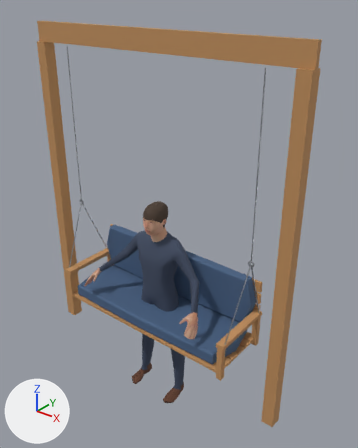
Renders of the glTF model priv/models/swing_porch_person.far.glb from each side of a commit.
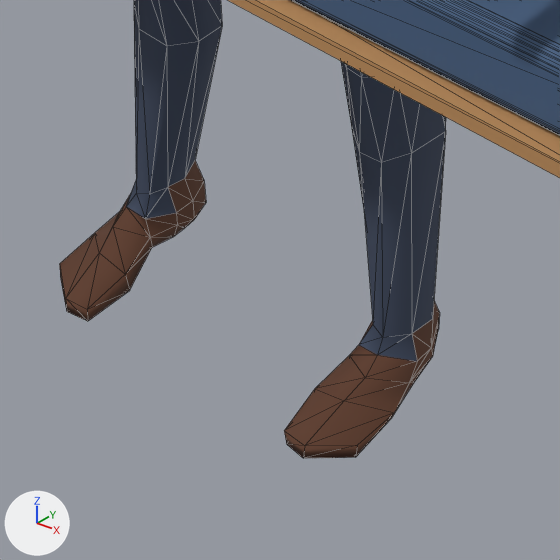
The first picture shows the older version from a camera (50 mm lens) standing at (2.17, -2.44, 2.83) and looking at (0.11, 0.14, 1.23). The close-ups show the older and then the newer version on the part from 35% to 56% of the width and 76% to 93% of the height of that picture. Only the edits that show in the close-ups are written down. Every picture has the same lights, and +X, +Y and +Z are marked at lower left. The close-ups show mesh edges as thin lines. Where no turn or scale is listed for an object, it has been applied to the vertices. Vertices at exactly the same position are counted once.

Names of what the first close-up shows: 'bench_swing_porch_person', 'person_mesh'.
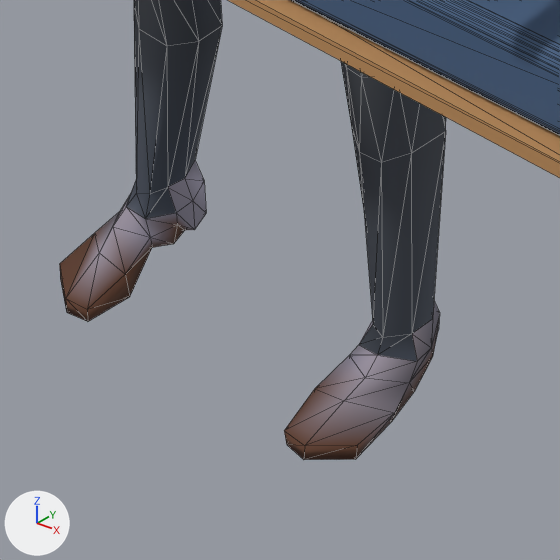
Diff of the bpy script that builds the scene:
```diff
--- a/priv/models/swing_porch_person.far.glb.py
+++ b/priv/models/swing_porch_person.far.glb.py
@@ mat_color_male_casualsuit01 @@
 n0 = _N.new('ShaderNodeBsdfPrincipled'); n0.name = 'Principled BSDF'
-n0.inputs[0].default_value = (0.0497, 0.0685, 0.117, 1.0)  # 'Base Color', dark blue #3f4a60
 n0.inputs[2].default_value = 0.9  # 'Roughness'
 n1 = _N.new('ShaderNodeOutputMaterial'); n1.name = 'Material Output'
+n2 = _N.new('ShaderNodeVertexColor'); n2.name = 'Color Attribute'
 _L.new(n0.outputs[0], n1.inputs[0])  # 'BSDF' to 'Surface'
+_L.new(n2.outputs[0], n0.inputs[0])  # 'Color' to 'Base Color'
@@ mat_color_shoes01 @@
 n0 = _N.new('ShaderNodeBsdfPrincipled'); n0.name = 'Principled BSDF'
-n0.inputs[0].default_value = (0.122, 0.0482, 0.0252, 1.0)  # 'Base Color', brown #623e2c
 n0.inputs[2].default_value = 0.9  # 'Roughness'
 n1 = _N.new('ShaderNodeOutputMaterial'); n1.name = 'Material Output'
+n2 = _N.new('ShaderNodeVertexColor'); n2.name = 'Color Attribute'
 _L.new(n0.outputs[0], n1.inputs[0])  # 'BSDF' to 'Surface'
+_L.new(n2.outputs[0], n0.inputs[0])  # 'Color' to 'Base Color'
@@ me_person_mesh @@
 # used by ob_person_mesh; location = (0.0, 0.049, -0.283)
 # verts and faces of me_person_mesh; kept vertices keep their numbers, new ones are numbered from 838
 # before: 353 (0.17, 0.05, 0.02), 354 (0.16, 0.01, 0.02), 356 (0.19, 0.05, 0.01), 358 (0.14, -0.12, 0.01), 360 (0.22, -0.03, 0.01) at pixel (414, 382)
 # before: 361 (0.21, 0.01, 0.01), 363 (0.16, -0.02, 0.01)
 # before: 383 (-0.16, 0.01, 0.02) at pixel (194, 219), 384 (-0.17, 0.05, 0.02) at pixel (206, 202), 387 (-0.19, 0.05, 0.01), 389 (-0.14, -0.12, 0.01) at pixel (129, 290), 390 (-0.21, 0.01, 0.01)
 # before: 391 (-0.22, -0.03, 0.01), 393 (-0.16, -0.02, 0.01) at pixel (173, 236)
-me_person_mesh.from_pydata(...)  # 838 vertices, 1644 faces; spans x -0.55..0.55, y -0.35..0.1, z 0.0..1.7
+me_person_mesh.from_pydata(...)  # 805 vertices, 1568 faces; spans x -0.55..0.55, y -0.35..0.1, z 0.0..1.7
+# me_person_mesh part 1
+for i in [356, 358, 360, 361, 363]: verts[i] += (0.0, 0.0, -0.01)
+verts[353] = (0.17, 0.05, 0.0)  # moved
+verts[354] = (0.16, 0.01, 0.0)  # moved
+# me_person_mesh part 2
+for i in [387, 389, 390, 391, 393]: verts[i] += (0.0, 0.0, -0.01)
+verts[383] = (-0.16, 0.01, 0.0)  # moved, pixel (194, 229)
+verts[384] = (-0.17, 0.05, 0.0)  # moved, pixel (206, 213)
+# other edits to the shape of me_person_mesh do not show in these pictures
 me_person_mesh.materials.append(mat_color_male_casualsuit01)
```

Boxes [x1, y1, x2, y2] around the edits, measured in the close-ups (560 x 560 px; the box of a moved part takes in the faces that stretch with it):
'person_mesh', recoloured, reshaped: before [60, 0, 446, 458]; after [60, 0, 446, 460]
part 1 of me_person_mesh, moved or reshaped (mostly hidden before): before [397, 356, 433, 409]; after [391, 356, 433, 422]
part 2 of me_person_mesh, moved or reshaped: [87, 182, 206, 321] in both
